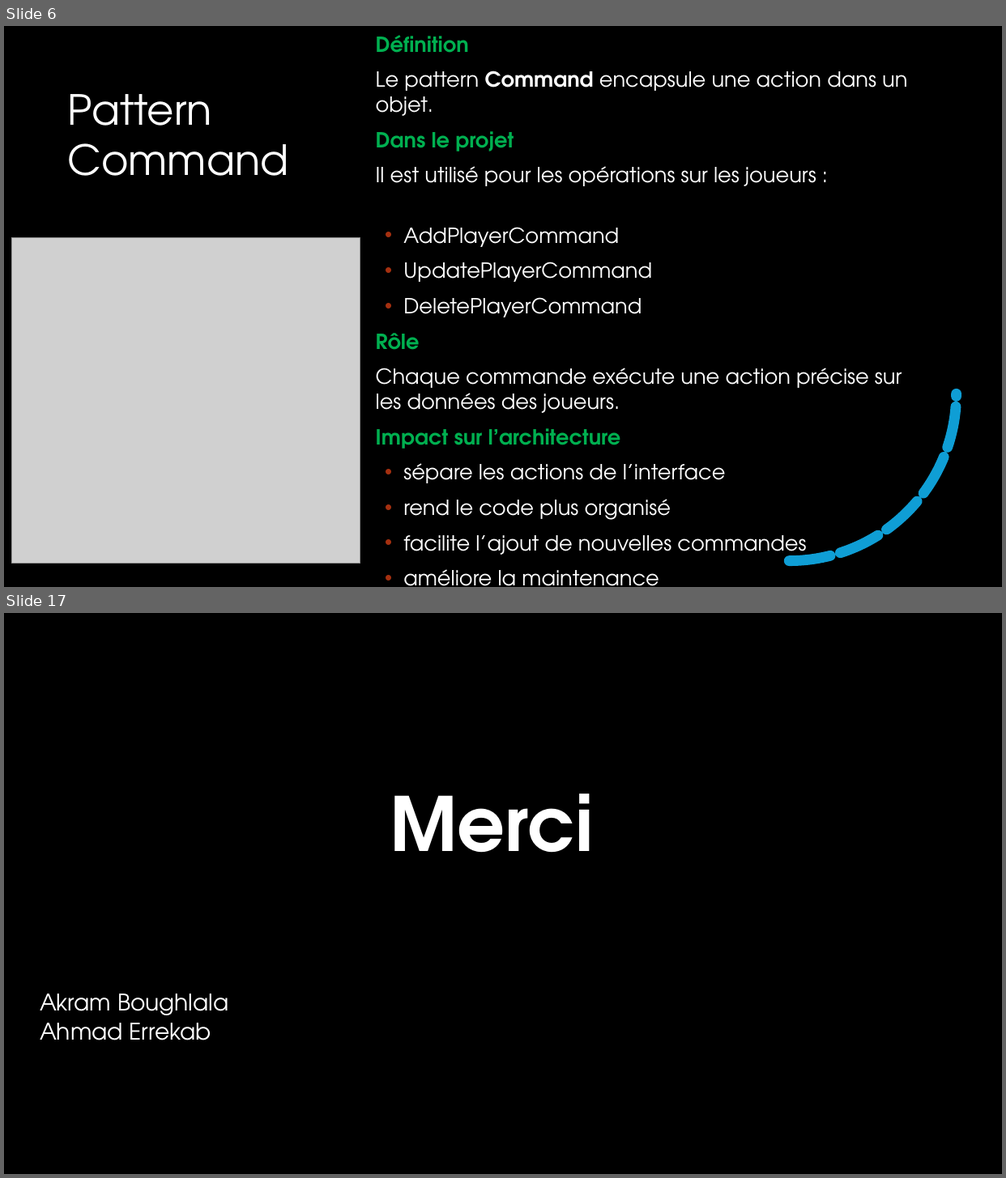
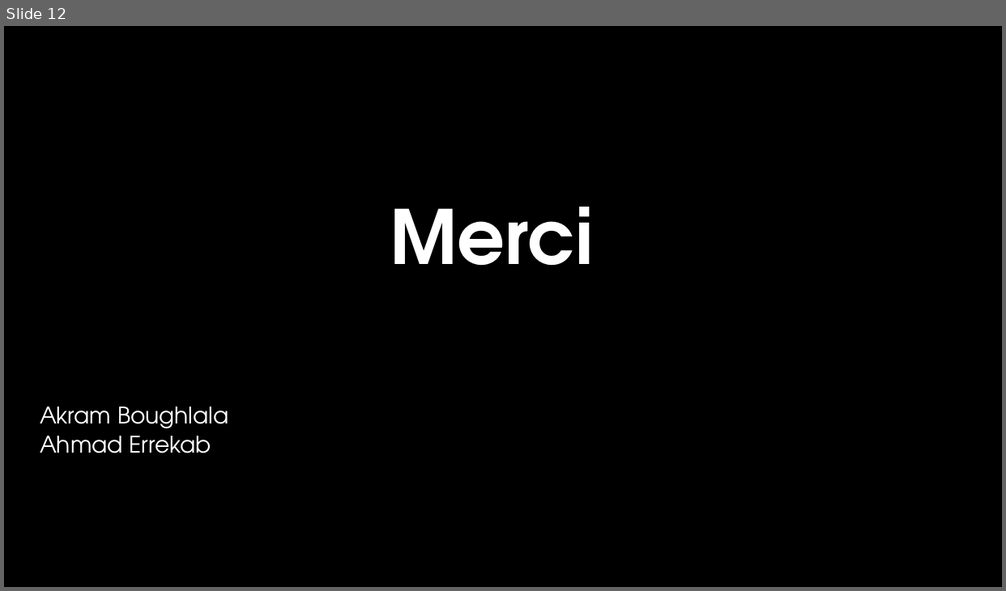
Before and after one commit to ZouaghiHoussem/SoftwareEngineeringDocuments, a slide deck: documentation/ClubManagerPowerPoint.odp. Shown one above the other, each under a label of ours: slides 6 and 17 before the commit, slide 12 after it; the slides between them are not shown. The pictures are 1006x1178 and 1006x591 pixels, drawn with LibreOffice and Linux fonts; fonts in the diff are those of the drawing; grey boxes stand for pictures; background and template pictures are left out; a plain dark background stands for a picture behind light text. Boxes give left, top, right and bottom in pixels: in the first picture for what was removed or moved away, otherwise in the second. Text is boxed around its words. In the diff, an @@ line names an element or a change of style, - is before the commit and + after.

```diff
--- a/documentation/ClubManagerPowerPoint.odp
+++ b/documentation/ClubManagerPowerPoint.odp
@@ slide 6 removed at (4,26,1002,587), background picture (left out); not listed: 19 template elements that a slide beside it also shows @@
@@ freeform shape removed at (4,26,1002,587) @@
@@ subtitle removed at (376,35,907,587) @@
-Définition
-Le pattern Command encapsule une action dans un objet.
-Dans le projet
-Il est utilisé pour les opérations sur les joueurs :
-• AddPlayerCommand
-• UpdatePlayerCommand
-• DeletePlayerCommand
-Rôle
-Chaque commande exécute une action précise sur les données des joueurs.
-Impact sur l’architecture
-• sépare les actions de l’interface
-• rend le code plus organisé
-• facilite l’ajout de nouvelles commandes
-• améliore la maintenance
@@ title removed at (68,94,289,176) @@
-Pattern Command
@@ picture removed at (12,238,360,565) @@
@@ freeform shape removed at (622,227,957,561) @@
@@ what was slide 17 is now slide 12 @@
```
Also in this commit, not shown: 5 slides changed, 5 slides added, 9 other slides removed.
